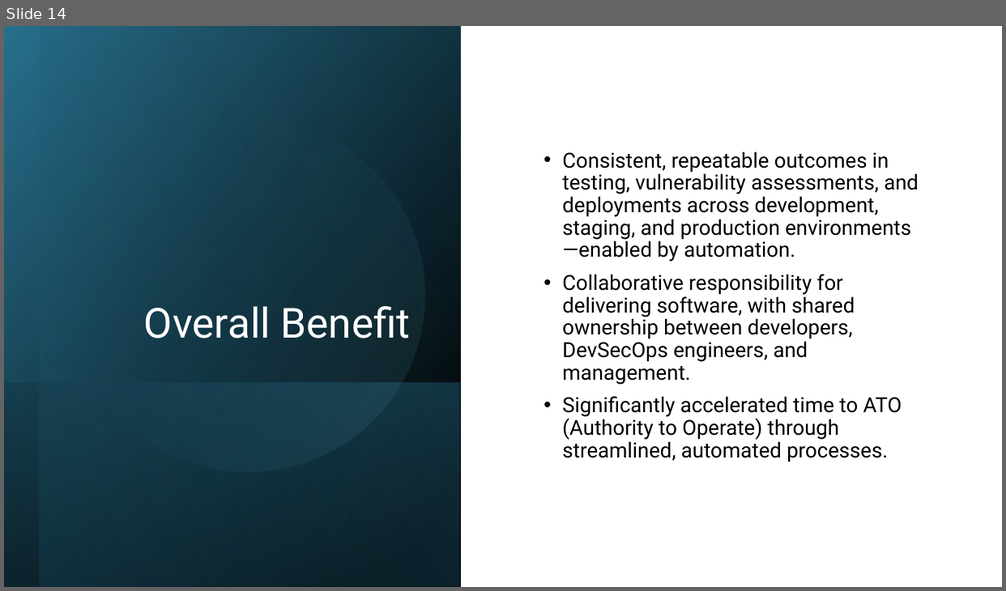
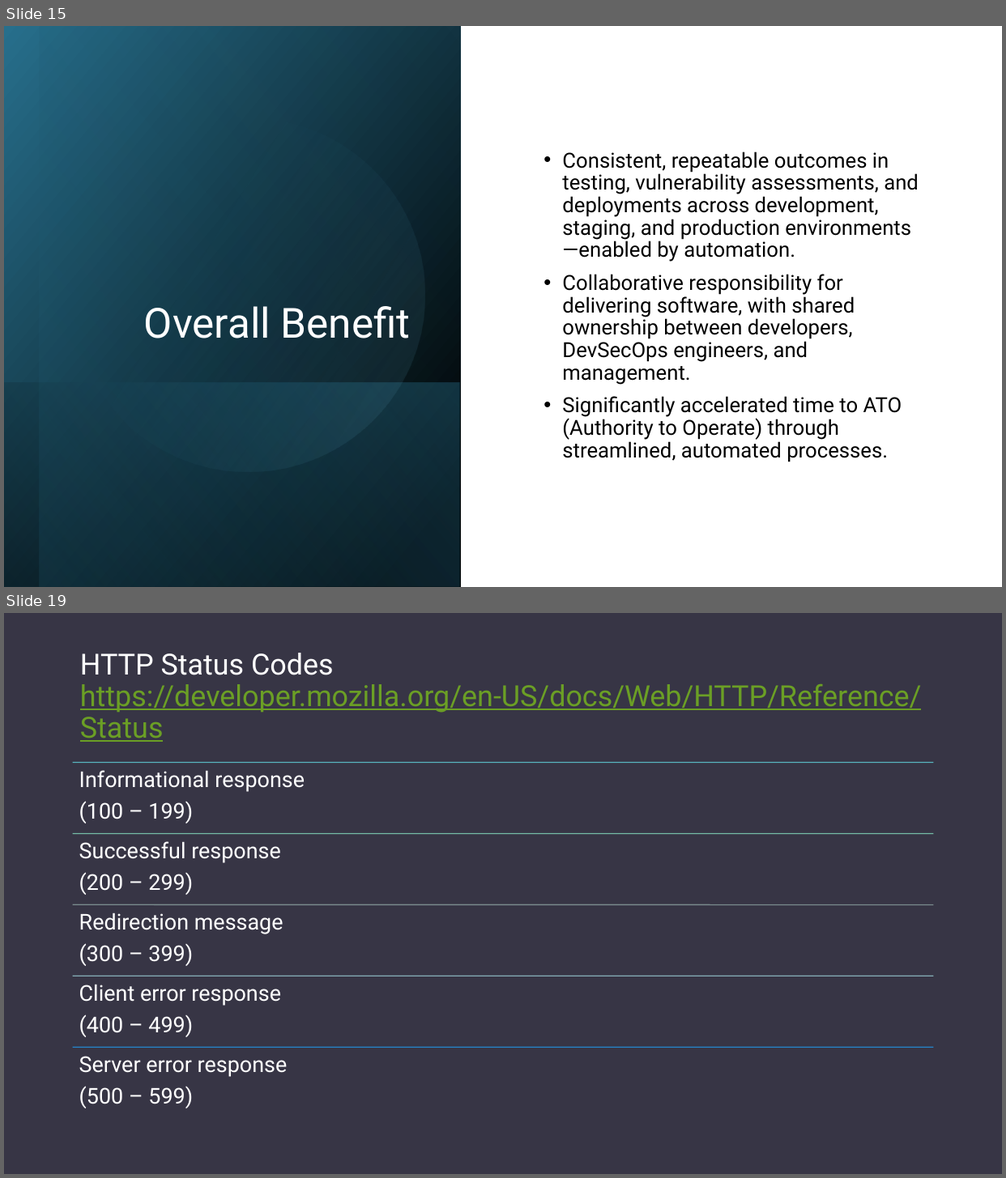
Before and after one commit to seanherbert105/DevSecOps-Course, a slide deck: presentation/DevSecOps Course.pptx. Shown one above the other, each under a label of ours: slide 14 before the commit, slides 15 and 19 after it; the slides between them are not shown. The pictures are 1006x591 and 1006x1178 pixels, drawn with LibreOffice and Linux fonts; fonts in the diff are those of the drawing; background and template pictures are left out. Boxes give left, top, right and bottom in pixels: in the first picture for what was removed or moved away, otherwise in the second. Text is boxed around its words. In the diff, an @@ line names an element or a change of style, - is before the commit and + after.

```diff
--- a/presentation/DevSecOps Course.pptx
+++ b/presentation/DevSecOps Course.pptx
@@ slide 19 added at (x1=4, y1=613, x2=1002, y2=1174), background picture (left out) @@
@@ title added at (x1=80, y1=653, x2=922, y2=742), 28 pt, text #6B9F25, underline @@
+HTTP Status Codes
+https://developer.mozilla.org/en-US/docs/Web/HTTP/Reference/Status
@@ group added at (x1=73, y1=763, x2=934, y2=1109): 5 lines, 5 texts @@
+Informational response
+(100 – 199)
+Successful response
+(200 – 299)
+Redirection message
+(300 – 399)
+Client error response
+(400 – 499)
+Server error response
+(500 – 599)
@@ what was slide 14 is now slide 15 @@
```
Also in this commit, not shown: 1 slide changed, 7 other slides added.
